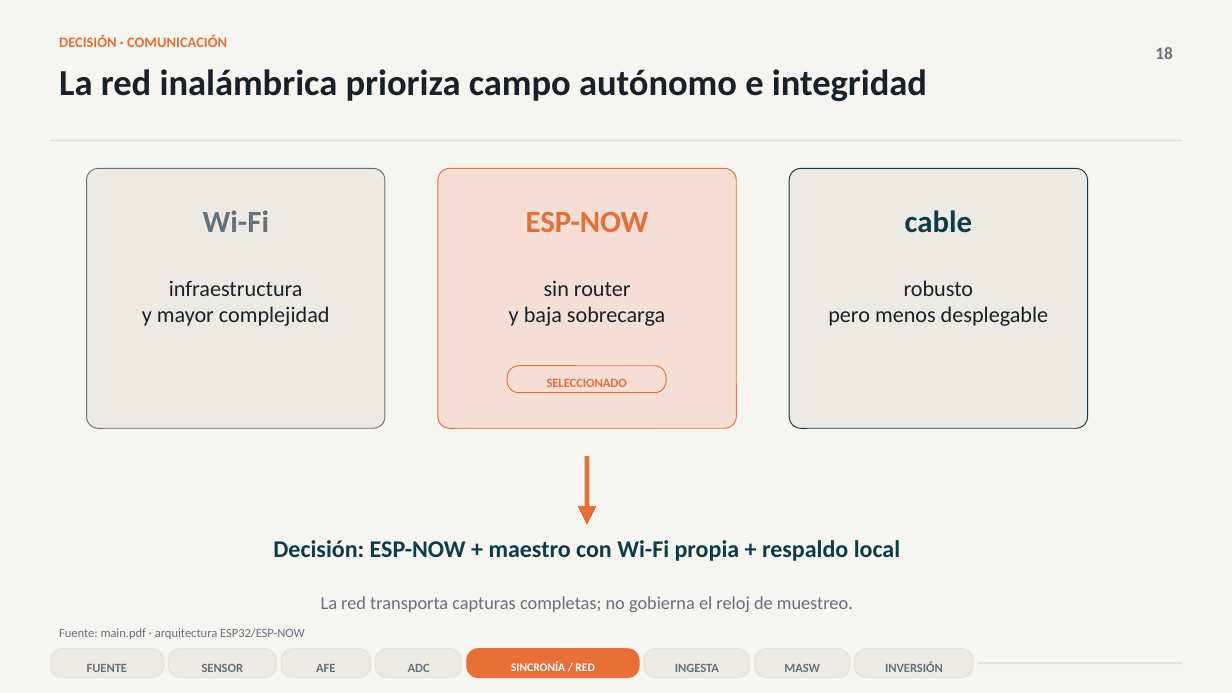
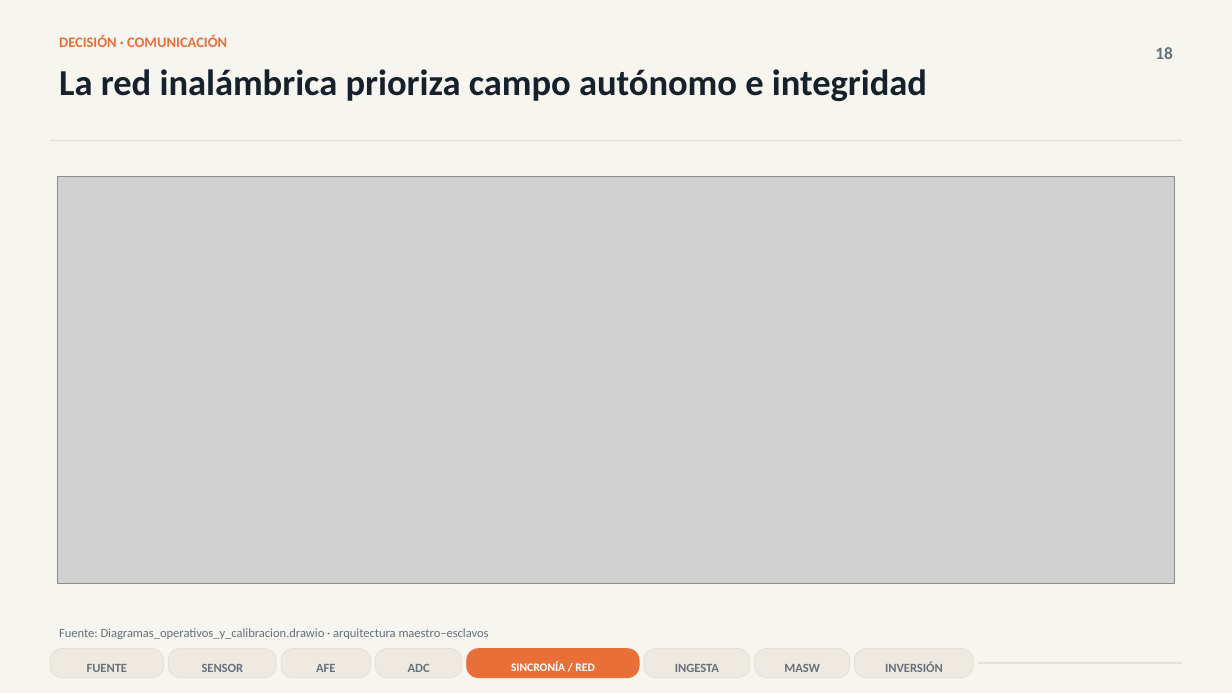
Before and after one commit to simplementeUnPorito/Tesis-documentacion, a slide deck: slide 18 of Primera Presentación/Primera_Presentacion_Tesis_Final.pptx. Drawn at 1232x693 pixels with LibreOffice and Linux fonts; fonts in the diff are those of the drawing; grey boxes stand for pictures. Boxes give left, top, right and bottom in pixels: in the first picture for what was removed or moved away, otherwise in the second. Text is boxed around its words. In the diff, an @@ line names an element or a change of style, - is before the commit and + after.

```diff
--- a/Primera Presentación/Primera_Presentacion_Tesis_Final.pptx
+++ b/Primera Presentación/Primera_Presentacion_Tesis_Final.pptx
@@ picture added at box(57, 177, 1174, 584) @@
@@ rounded rectangle removed at box(87, 168, 385, 428) @@
@@ rounded rectangle removed at box(438, 168, 737, 428) @@
@@ rounded rectangle removed at box(789, 168, 1088, 428) @@
@@ text removed at box(203, 210, 270, 232) @@
-Wi-Fi
@@ text removed at box(526, 212, 649, 232) @@
-ESP-NOW
@@ text removed at box(905, 210, 972, 233) @@
-cable
@@ text removed at box(142, 281, 330, 326) @@
-infraestructura
-y mayor complejidad
@@ text removed at box(509, 280, 665, 326) @@
-sin router
-y baja sobrecarga
@@ text removed at box(828, 280, 1048, 326) @@
-robusto
-pero menos desplegable
@@ rounded rectangle removed at box(507, 366, 666, 393) @@
@@ text removed at box(547, 379, 627, 387) @@
-SELECCIONADO
@@ rectangle removed at box(585, 457, 590, 510) @@
@@ triangle removed at box(579, 506, 596, 524) @@
@@ text removed at box(273, 540, 900, 561) @@
-Decisión: ESP-NOW + maestro con Wi-Fi propia + respaldo local
@@ text removed at box(321, 596, 853, 612) @@
-La red transporta capturas completas; no gobierna el reloj de muestreo.
@@ text at box(59, 628, 489, 639): text changed @@
-Fuente: main.pdf · arquitectura ESP32/ESP-NOW
+Fuente: Diagramas_operativos_y_calibracion.drawio · arquitectura maestro–esclavos
```
Also in this commit, not shown: 4 other slides changed, 1 slide added, 1 slide removed, 8 other files.
